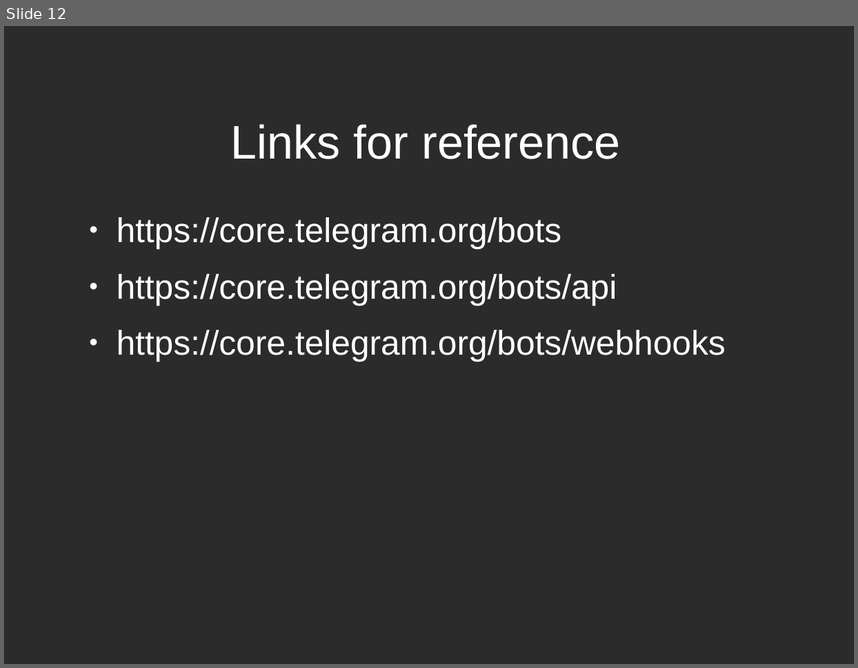
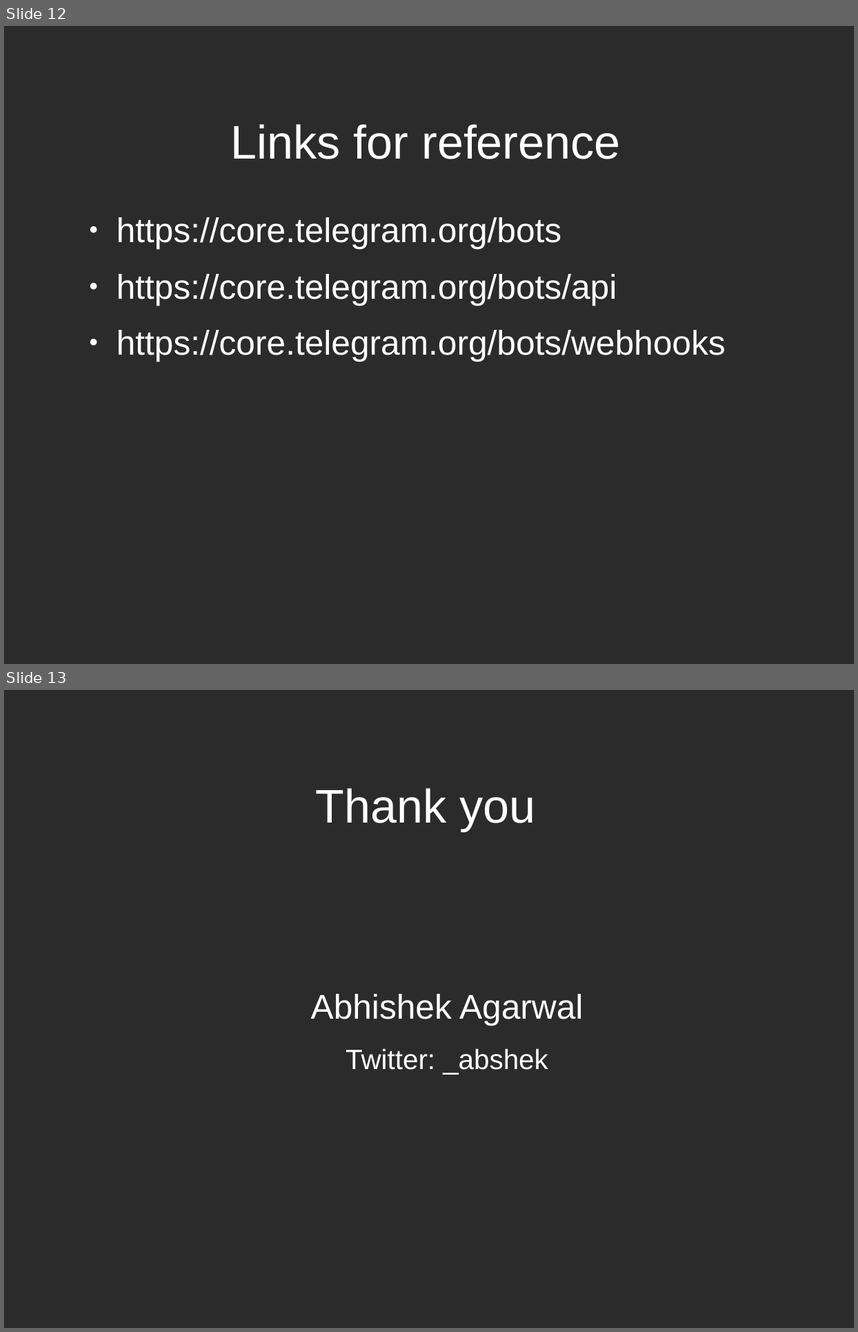
Before and after one commit to abshek/trivia-bot, a slide deck: BuildingTelegramBotUsingNode.odp. Shown one above the other, each under a label of ours: slide 12 before the commit, slides 12 and 13 after it. The pictures are 858x668 and 858x1332 pixels, drawn with LibreOffice and Linux fonts; fonts in the diff are those of the drawing; background and template pictures are left out; a plain dark background stands for a picture behind light text. Boxes give left, top, right and bottom in pixels: in the first picture for what was removed or moved away, otherwise in the second. Text is boxed around its words. In the diff, an @@ line names an element or a change of style, - is before the commit and + after.

Commit message:
Modified slide

```diff
--- a/BuildingTelegramBotUsingNode.odp
+++ b/BuildingTelegramBotUsingNode.odp
@@ slide 13 added at bbox=[4, 690, 854, 1328], background picture (left out) @@
@@ title added at bbox=[316, 788, 536, 831], 44 pt, text #FFFFFF @@
+Thank you
@@ text added at bbox=[311, 994, 583, 1074], 32 pt, text #FFFFFF @@
+Abhishek Agarwal
+Twitter: _abshek
```
